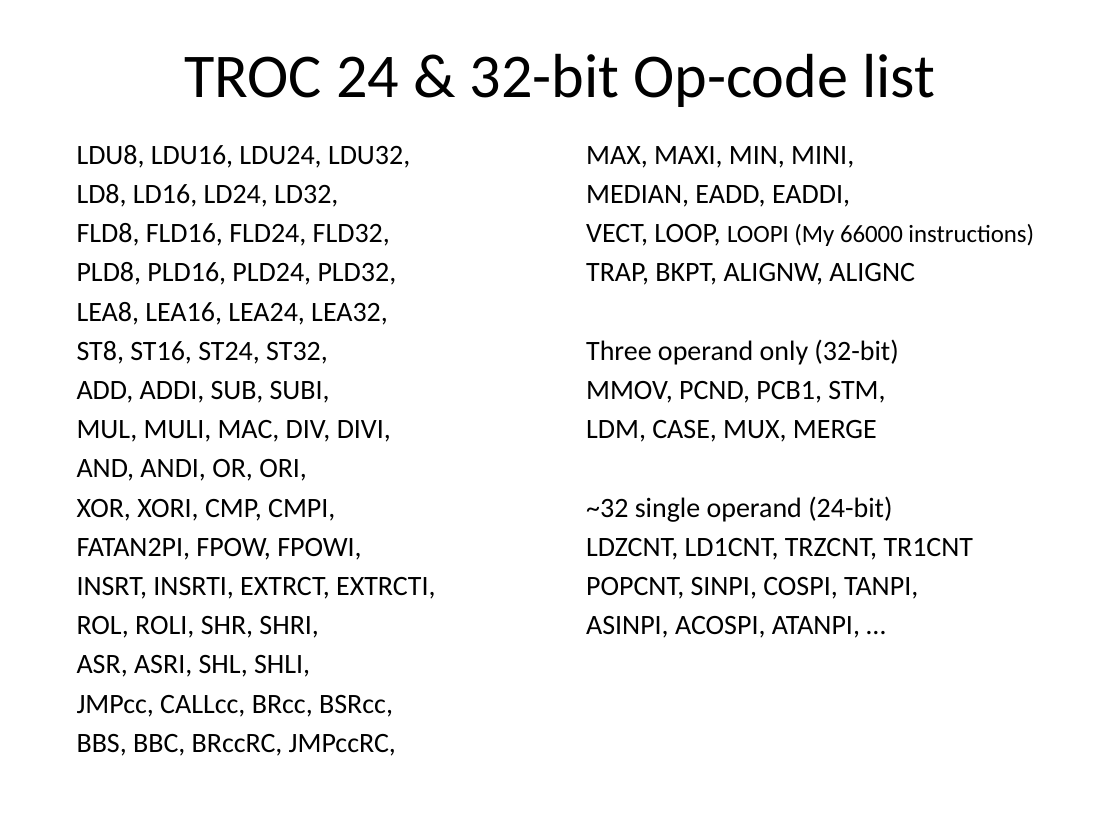
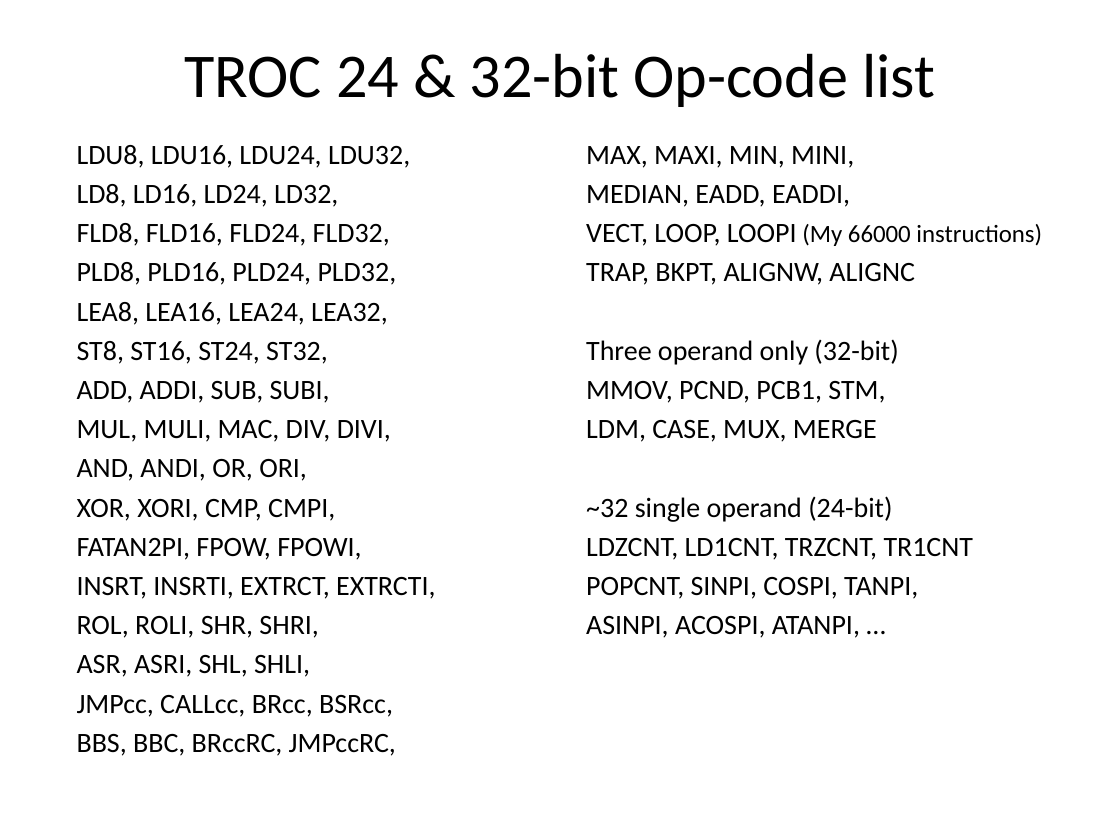
Before and after one commit to jimbrake/TROC16_16, a slide deck: slide 10 of DIY_soft-core_uP.pptx. Drawn at 1120x840 pixels with LibreOffice and Linux fonts; fonts in the diff are those of the drawing. Boxes give left, top, right and bottom in pixels: in the first picture for what was removed or moved away, otherwise in the second. Text is boxed around its words. In the diff, an @@ line names an element or a change of style, - is before the commit and + after.

```diff
--- a/DIY_soft-core_uP.pptx
+++ b/DIY_soft-core_uP.pptx
@@ text at bbox=[586, 224, 1042, 246]: size 16 to 18 pt in "LOOPI" @@
```
Also in this commit, not shown: 1 other slide changed.
